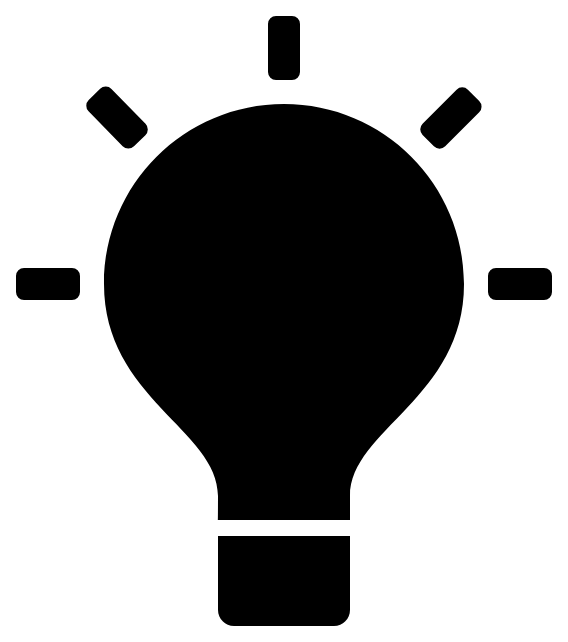
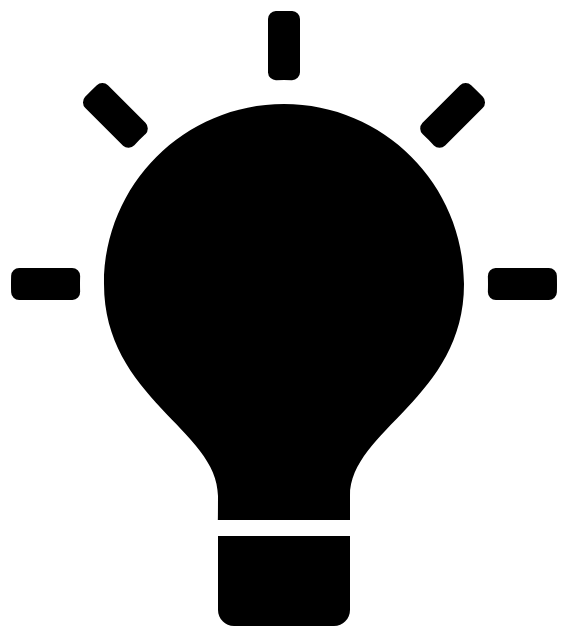
Layers edited between the first and the second w=568, h=642 image:
pixels changed over <box>11,11,557,300</box> (layer not identified)
